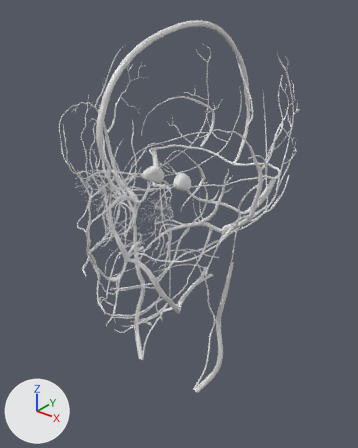
Renders of the glTF model frontend/public/assets/anatomy/zanatomy/male-cardiovascular.glb from each side of a commit.
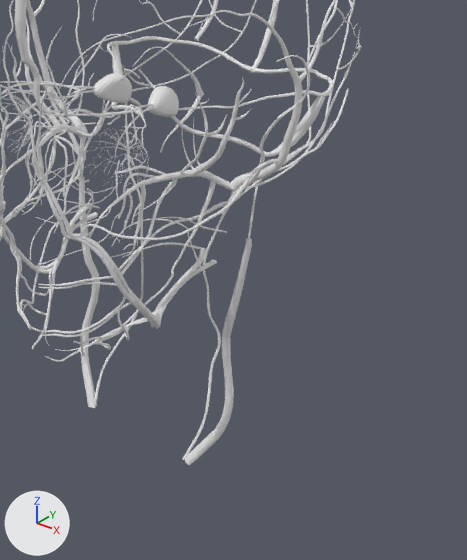
Each version is shown whole from a 50 mm lens placed at (0.227, -0.271, 1.734), pointed at (-0.001, 0.015, 1.556), then close up on the part from 24% to 100% of the width and 27% to 100% of the height. Every picture has the same lights, and +X, +Y and +Z are marked at lower left. The last two pictures show the newer version. Where no turn or scale is listed for an object, it has been applied to the vertices.

The first close-up shows 'ZAM-0f7f00f39e4d', 'ZAM-3fcd806e5018', 'ZAM-62df56569e0f', 'ZAM-84d6f5c8141c', 'ZAM-a65dfaedc5cd', 'ZAM-c0f1f4ec2242', 'ZAM-d376a539c696', 'ZAM-dc597ca23709', 'ZAM-e4e05ac9b4e1', 'ZAM-eb067efa14ca', 'ZAM-eeb63740ef66', 'ZAM-f8fc19aefeaa' and 86 more.
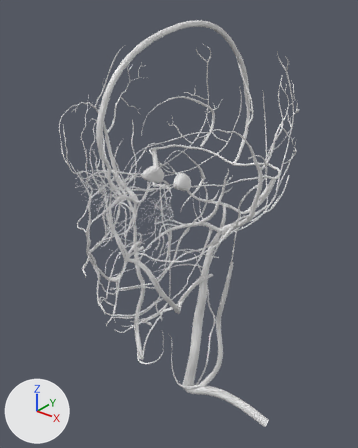
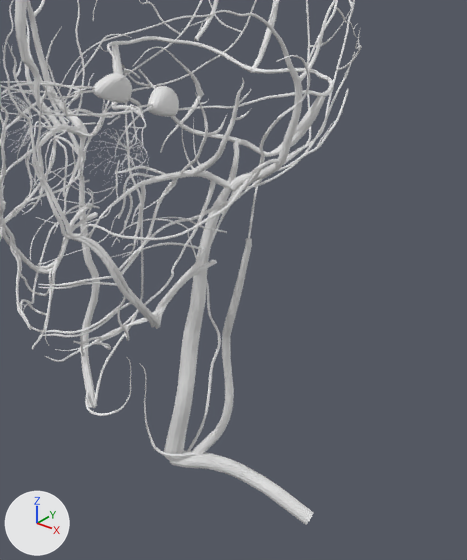
Changed parts and their boxes (x1, y1, x2, y2) in the close-ups (467 x 560 px):
'ZAM-a90226cc6da2', added: after (164, 139, 254, 460)
'ZAM-80becc9e4458', added: after (170, 451, 314, 525)
'ZAM-8869fa8ceebf', added: after (139, 363, 196, 457)
'ZAM-5e9843b268f3', added: after (85, 356, 131, 416)

Edits to the bpy script that builds the scene:
```text
Add me_zam_a90226cc6da2:
    me_zam_a90226cc6da2.from_pydata(...)  # 220 vertices, 424 faces; spans x -0.01..0.01, y -0.022..0.022, z -0.084..0.084
Add me_zam_8869fa8ceebf:
    me_zam_8869fa8ceebf.from_pydata(...)  # 110 vertices, 212 faces; spans x -0.0169..0.0169, y -0.0061..0.0061, z -0.0219..0.0219
Add me_zam_80becc9e4458:
    me_zam_80becc9e4458.from_pydata(...)  # 88 vertices, 153 faces; spans x -0.0367..0.0367, y -0.013..0.013, z -0.0104..0.0104
Add me_zam_5e9843b268f3:
    me_zam_5e9843b268f3.from_pydata(...)  # 110 vertices, 212 faces; spans x -0.0169..0.0169, y -0.0061..0.0061, z -0.0219..0.0219
Add ob_zam_a90226cc6da2:
    ob_zam_a90226cc6da2 = bpy.data.objects.new('ZAM-a90226cc6da2', me_zam_a90226cc6da2)
    ob_zam_a90226cc6da2.location = (0.0303, 0.0113, 1.4959)
Add ob_zam_8869fa8ceebf:
    ob_zam_8869fa8ceebf = bpy.data.objects.new('ZAM-8869fa8ceebf', me_zam_8869fa8ceebf)
    ob_zam_8869fa8ceebf.location = (0.0207, -0.0085, 1.4391)
Add ob_zam_80becc9e4458:
    ob_zam_80becc9e4458 = bpy.data.objects.new('ZAM-80becc9e4458', me_zam_80becc9e4458)
    ob_zam_80becc9e4458.location = (0.0605, 0.0019, 1.408)
Add ob_zam_5e9843b268f3:
    ob_zam_5e9843b268f3 = bpy.data.objects.new('ZAM-5e9843b268f3', me_zam_5e9843b268f3)
    ob_zam_5e9843b268f3.location = (-0.021, -0.0085, 1.4391)
```
